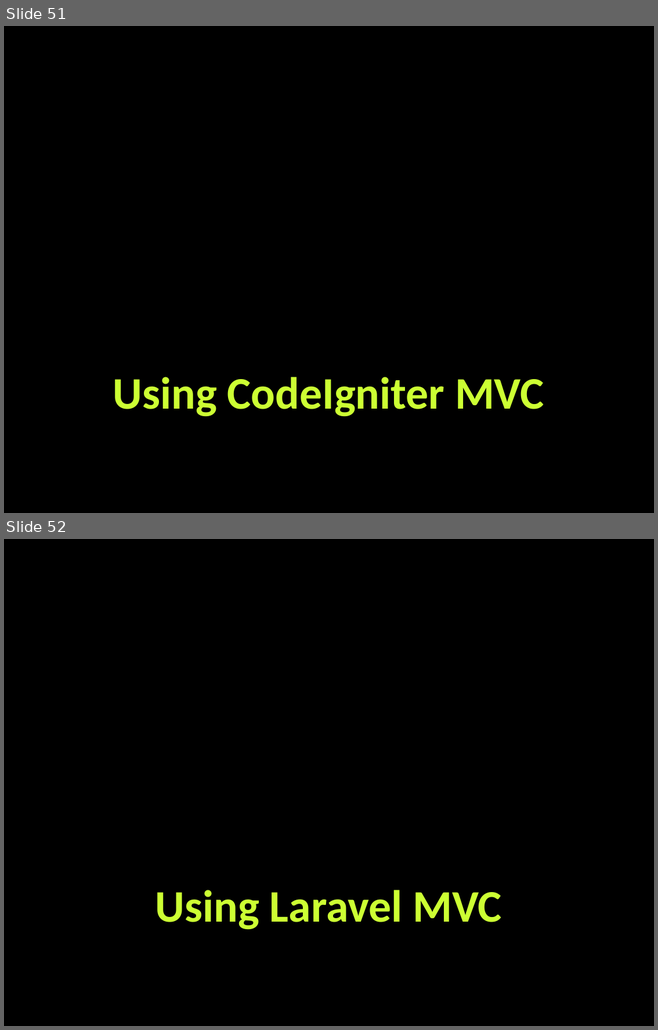
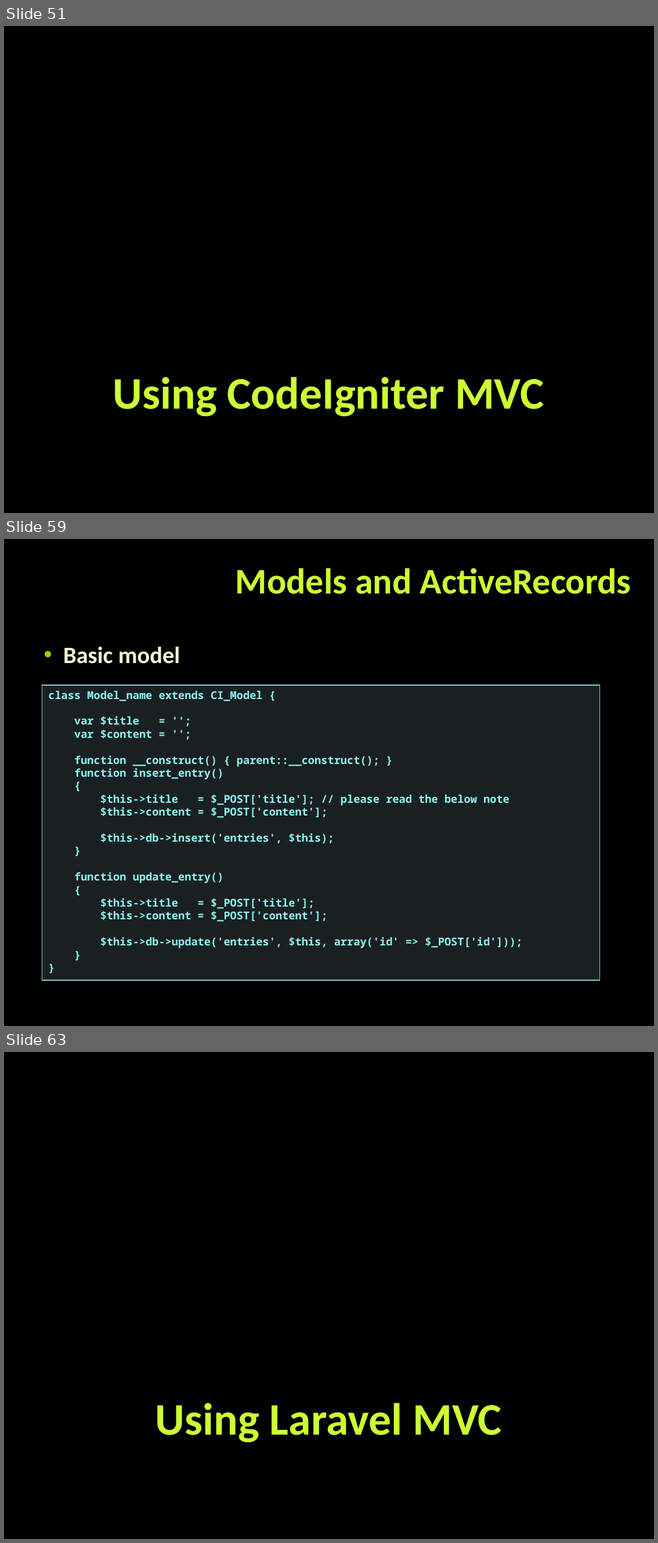
Before and after one commit to tanzhur/PHP_MVC-seminar, a slide deck: PHP_MVC.pptx. Shown one above the other, each under a label of ours: slides 51 and 52 before the commit, slides 51, 59 and 63 after it; the slides between them are not shown. The pictures are 658x1030 and 658x1543 pixels, drawn with LibreOffice and Linux fonts; fonts in the diff are those of the drawing; background and template pictures are left out. Boxes give left, top, right and bottom in pixels: in the first picture for what was removed or moved away, otherwise in the second. Text is boxed around its words. In the diff, an @@ line names an element or a change of style, - is before the commit and + after.

```diff
--- a/PHP_MVC.pptx
+++ b/PHP_MVC.pptx
@@ slide 59 added at box(4, 539, 654, 1026), background picture (left out) @@
@@ title added at box(235, 568, 631, 594), 40 pt, text #CCFF33, bold @@
+Models and ActiveRecords
@@ text added at box(63, 646, 180, 664), 26 pt, text #F4FCD8, bold @@
+  • Basic model
@@ rectangle added at box(42, 685, 599, 980), fill #B5DBE5 at 15% opacity, outline #90CAD7 1 pt, 12 pt, text #8CF4F2, bold @@
+class Model_name extends CI_Model {
+var $title = '';
+var $content = '';
+function __construct() { parent::__construct(); }
+function insert_entry()
+{
+$this->title = $_POST['title']; // please read the below note
+$this->content = $_POST['content'];
+$this->db->insert('entries', $this);
+}
+function update_entry()
+{
+$this->title = $_POST['title'];
+$this->content = $_POST['content'];
+$this->db->update('entries', $this, array('id' => $_POST['id']));
+}
+}
@@ what was slide 52 is now slide 63 @@
```
Also in this commit, not shown: 1 slide changed, 10 other slides added.
